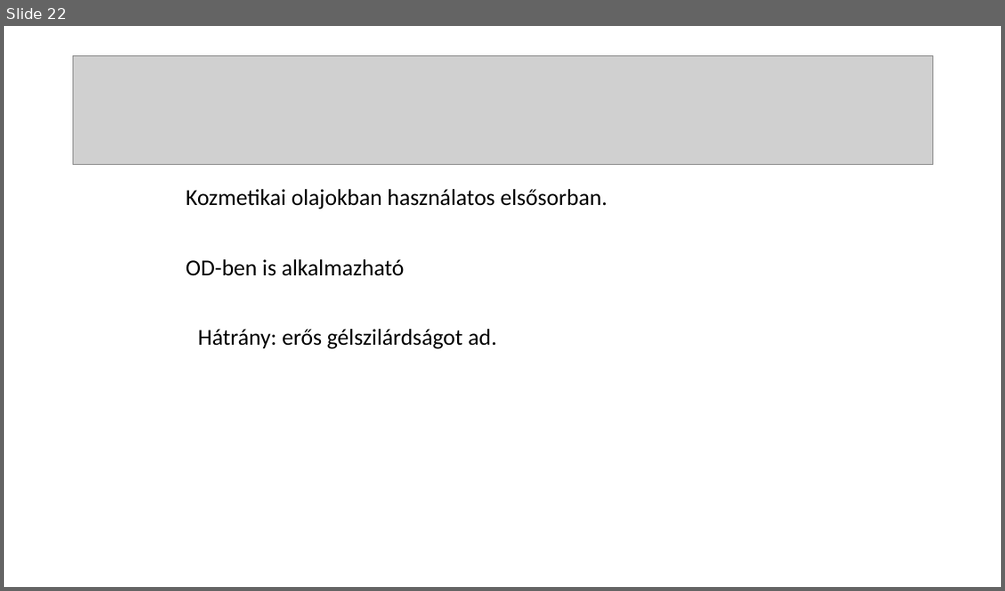
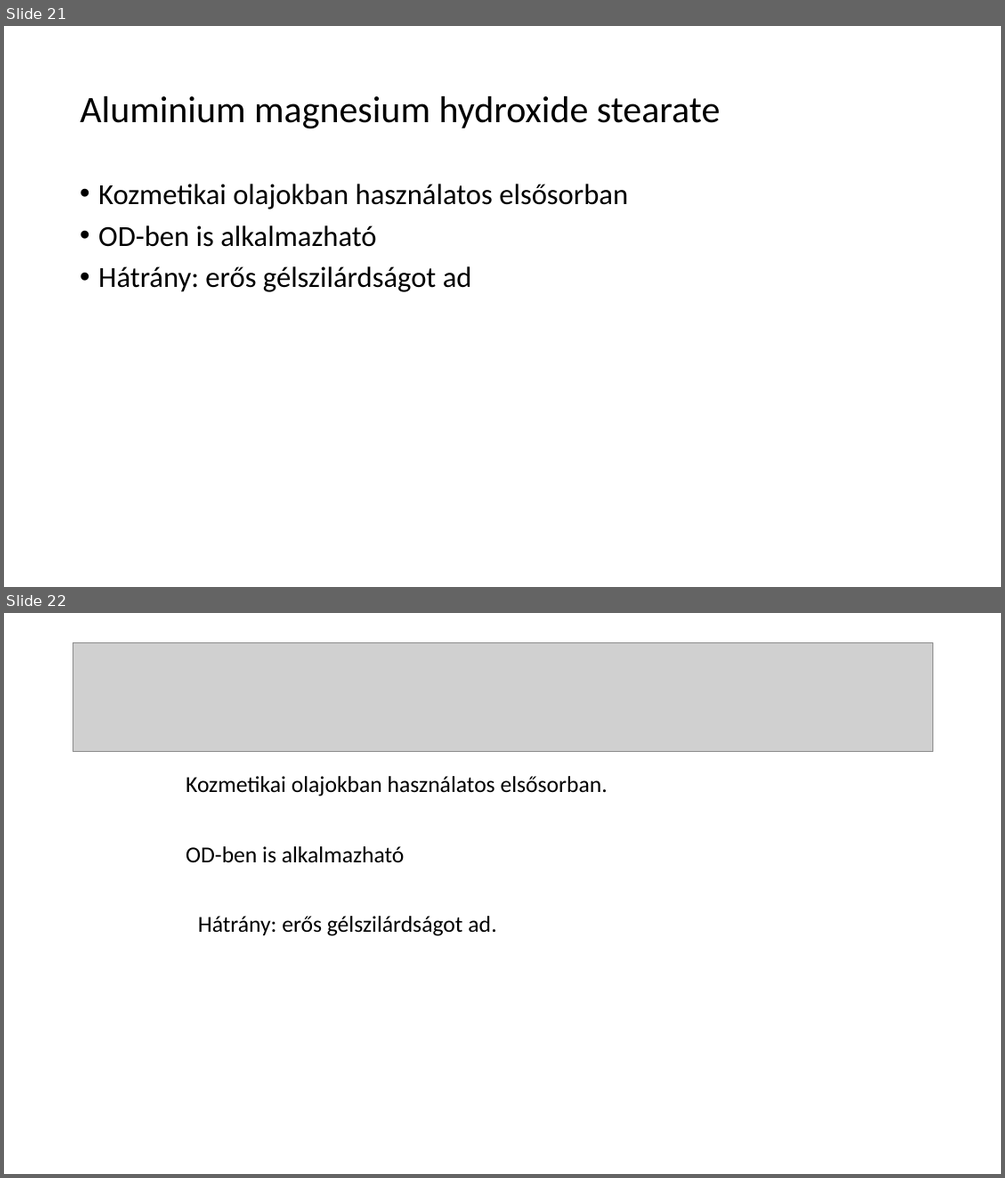
Before and after one commit to LilianaBohus/chemistry-presenations, a slide deck: oil-based-suspensions.ppt. Shown one above the other, each under a label of ours: slide 22 before the commit, slides 21 and 22 after it. The pictures are 1005x591 and 1005x1178 pixels, drawn with LibreOffice and Linux fonts; fonts in the diff are those of the drawing; grey boxes stand for pictures. Boxes give left, top, right and bottom in pixels: in the first picture for what was removed or moved away, otherwise in the second. Text is boxed around its words. In the diff, an @@ line names an element or a change of style, - is before the commit and + after.

```diff
--- a/oil-based-suspensions.ppt
+++ b/oil-based-suspensions.ppt
@@ slide 21 added at bbox=[4, 26, 1001, 587], background #FFFFFF @@
@@ title added at bbox=[80, 96, 720, 129], 36 pt, text #000000 @@
+Aluminium magnesium hydroxide stearate
@@ text added at bbox=[98, 184, 628, 292], 28 pt, text #000000 @@
+• Kozmetikai olajokban használatos elsősorban
+• OD-ben is alkalmazható
+• Hátrány: erős gélszilárdságot ad
```
Also in this commit, not shown: 10 slides changed, 2 other slides added, 3 slides removed.
